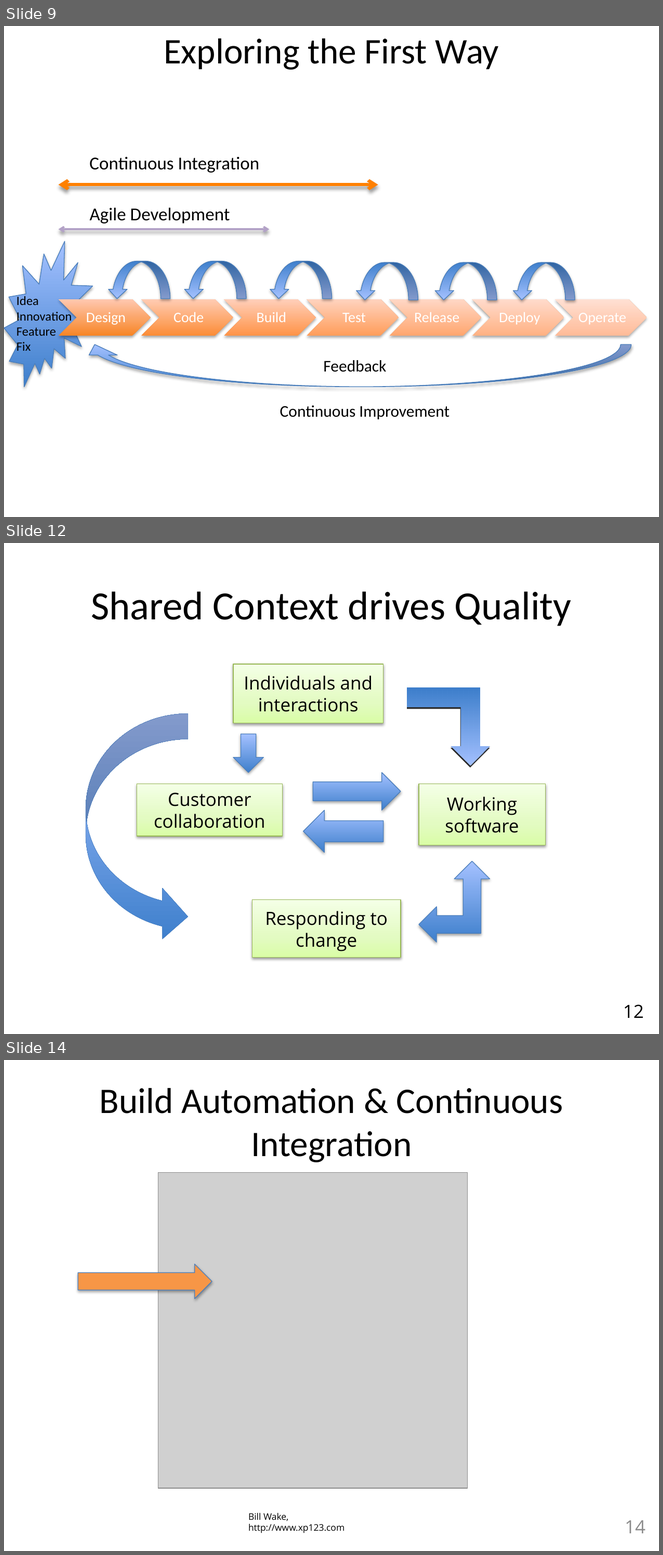
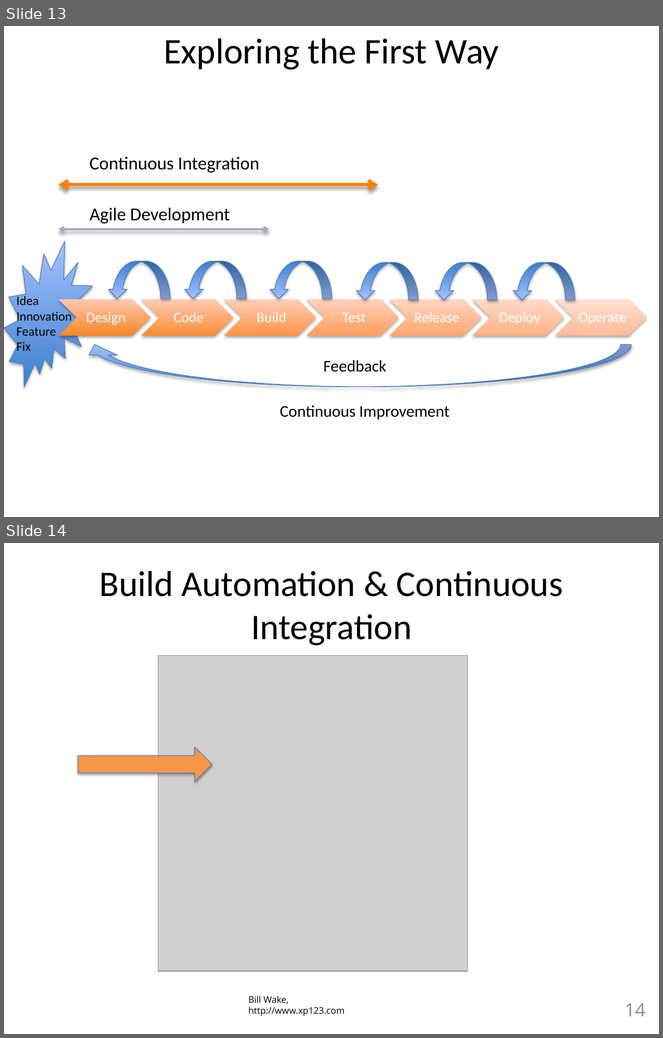
Before and after one commit to browngeek666/DevOpsPres, a slide deck: ALFDevOps.pptx. Shown one above the other, each under a label of ours: slides 9, 12 and 14 before the commit, slides 13 and 14 after it; the slides between them are not shown. The pictures are 663x1555 and 663x1038 pixels, drawn with LibreOffice and Linux fonts; fonts in the diff are those of the drawing; grey boxes stand for pictures. Boxes give left, top, right and bottom in pixels: in the first picture for what was removed or moved away, otherwise in the second. Text is boxed around its words. In the diff, an @@ line names an element or a change of style, - is before the commit and + after.

```diff
--- a/ALFDevOps.pptx
+++ b/ALFDevOps.pptx
@@ slide 12 removed at bbox=[4, 543, 659, 1034], background #FFFFFF @@
@@ title removed at bbox=[91, 591, 572, 626] @@
-Shared Context drives Quality
@@ rectangle removed at bbox=[233, 664, 384, 723] @@
-Individuals and interactions
@@ bent up arrow removed at bbox=[407, 688, 490, 766] @@
@@ curved right arrow removed at bbox=[86, 714, 188, 943] @@
@@ down arrow removed at bbox=[233, 734, 263, 773] @@
@@ right arrow removed at bbox=[313, 773, 401, 810] @@
@@ rectangle removed at bbox=[137, 784, 283, 836] @@
-Customer collaboration
@@ rectangle removed at bbox=[419, 784, 545, 845] @@
-Working software
@@ left arrow removed at bbox=[304, 810, 384, 852] @@
@@ left up arrow removed at bbox=[419, 861, 490, 943] @@
@@ rectangle removed at bbox=[253, 900, 400, 958] @@
-Responding to change
@@ page number removed at bbox=[623, 1005, 644, 1018] @@
-12
@@ what was slide 9 is now slide 13 @@
```
Also in this commit, not shown: 11 slides changed, 4 slides added, 11 other slides removed.
